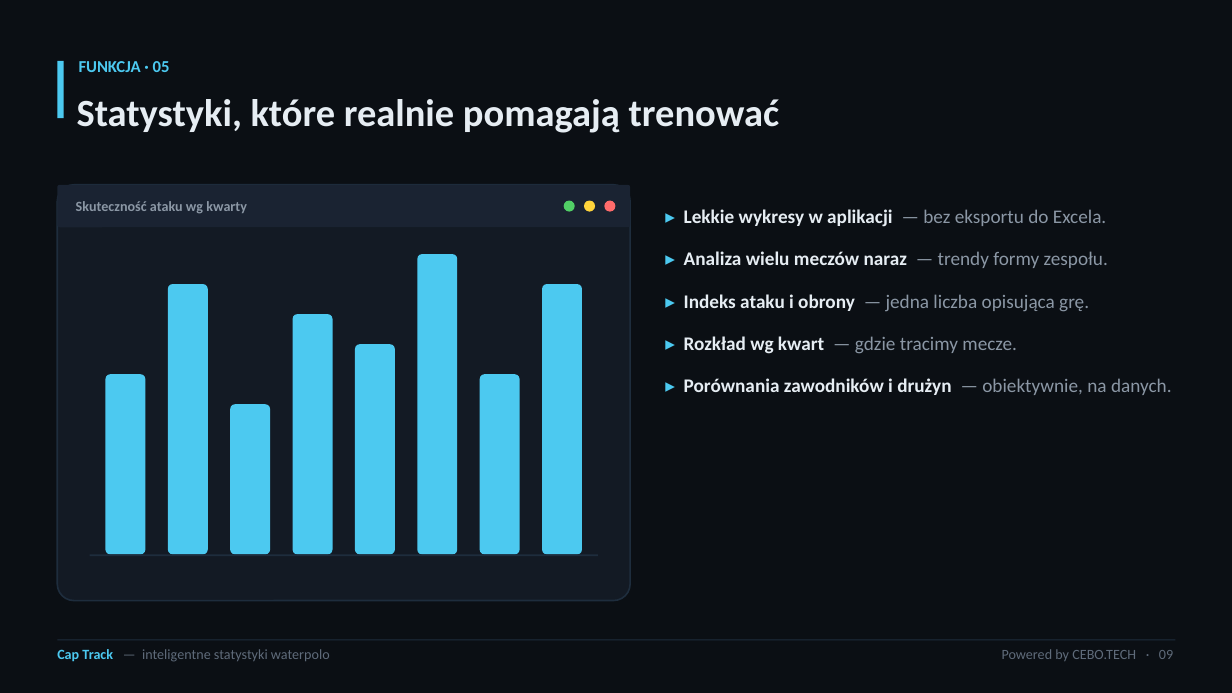
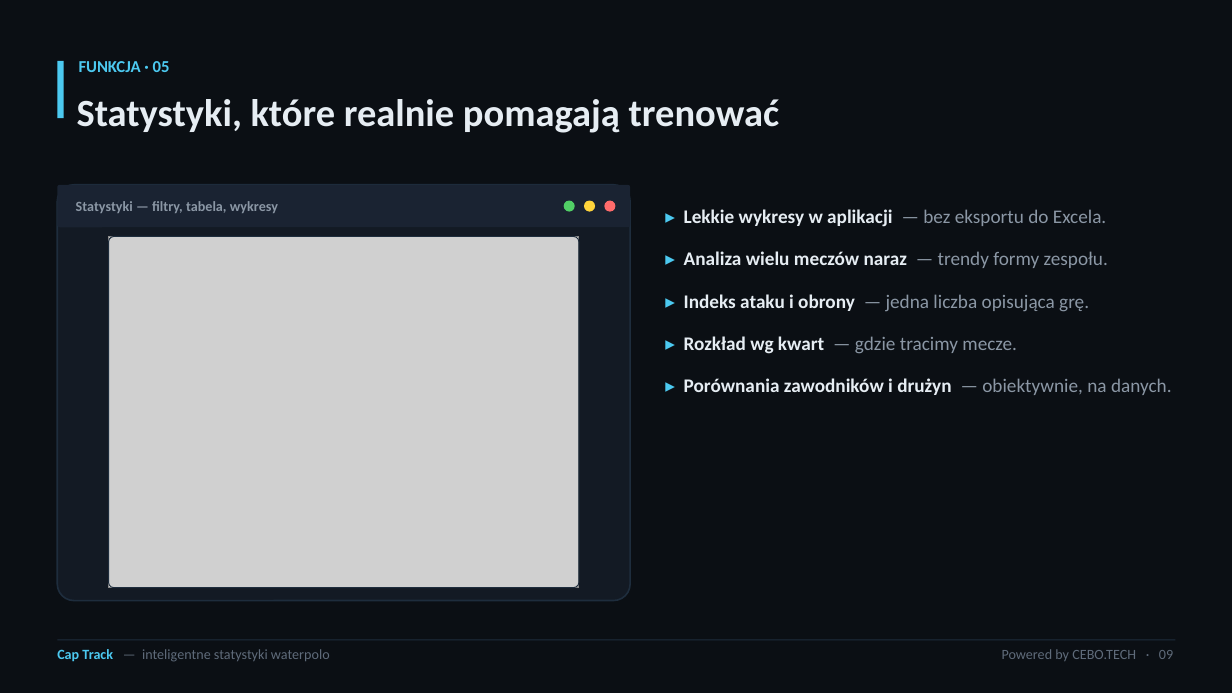
Before and after one commit to CEBO-TECH/waterpolo-stats, a slide deck: slide 9 of marketing/Cap-Track-PZPW.pptx. Drawn at 1232x693 pixels with LibreOffice and Linux fonts; fonts in the diff are those of the drawing; grey boxes stand for pictures. Boxes give left, top, right and bottom in pixels: in the first picture for what was removed or moved away, otherwise in the second. Text is boxed around its words. In the diff, an @@ line names an element or a change of style, - is before the commit and + after.

Commit message:
feat(marketing): enhance presentation generation with new screenshots and update deck logic
Added new functionality to the marketing presentation generator to include real app screenshots, ensuring a more realistic representation in the slides. Introduced new images for "asystent", "mvp", "pulpit", and "stats" to enhance visual appeal. Updated the slide generation logic to utilize these images, providing fallback options for missing screenshots. Additionally, created a new Package.resolved file to manage Capacitor dependencies, setting the version to 8.0.2.

```diff
--- a/marketing/Cap-Track-PZPW.pptx
+++ b/marketing/Cap-Track-PZPW.pptx
@@ text at <box>76,201,278,213</box>: text changed @@
-Skuteczność ataku wg kwarty
+Statystyki — filtry, tabela, wykresy
@@ rounded rectangle: place and size @@
-rounded rectangle at <box>168,284,208,554</box>
+rounded rectangle at <box>109,237,579,588</box>
@@ rounded rectangle at <box>109,237,579,588</box>: fill #4CC9F0 to none; outline none to #1E2D3D 0.75 pt; proportions changed @@
@@ picture added at <box>109,237,579,588</box> @@
@@ rounded rectangle removed at <box>418,254,457,555</box> @@
@@ rounded rectangle removed at <box>543,284,582,554</box> @@
@@ rounded rectangle removed at <box>293,314,333,555</box> @@
@@ rounded rectangle removed at <box>355,345,395,555</box> @@
@@ rounded rectangle removed at <box>105,374,145,555</box> @@
@@ rounded rectangle removed at <box>480,374,519,555</box> @@
@@ rounded rectangle removed at <box>230,405,270,555</box> @@
@@ rectangle removed at <box>90,555,598,556</box> @@
```
Also in this commit, not shown: 4 other slides changed, 6 other files.
